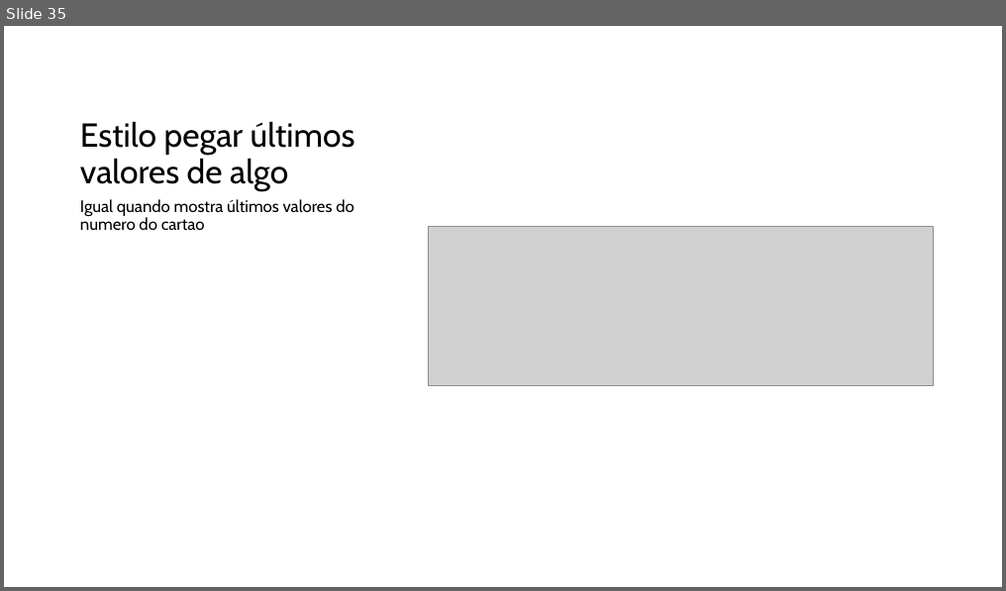
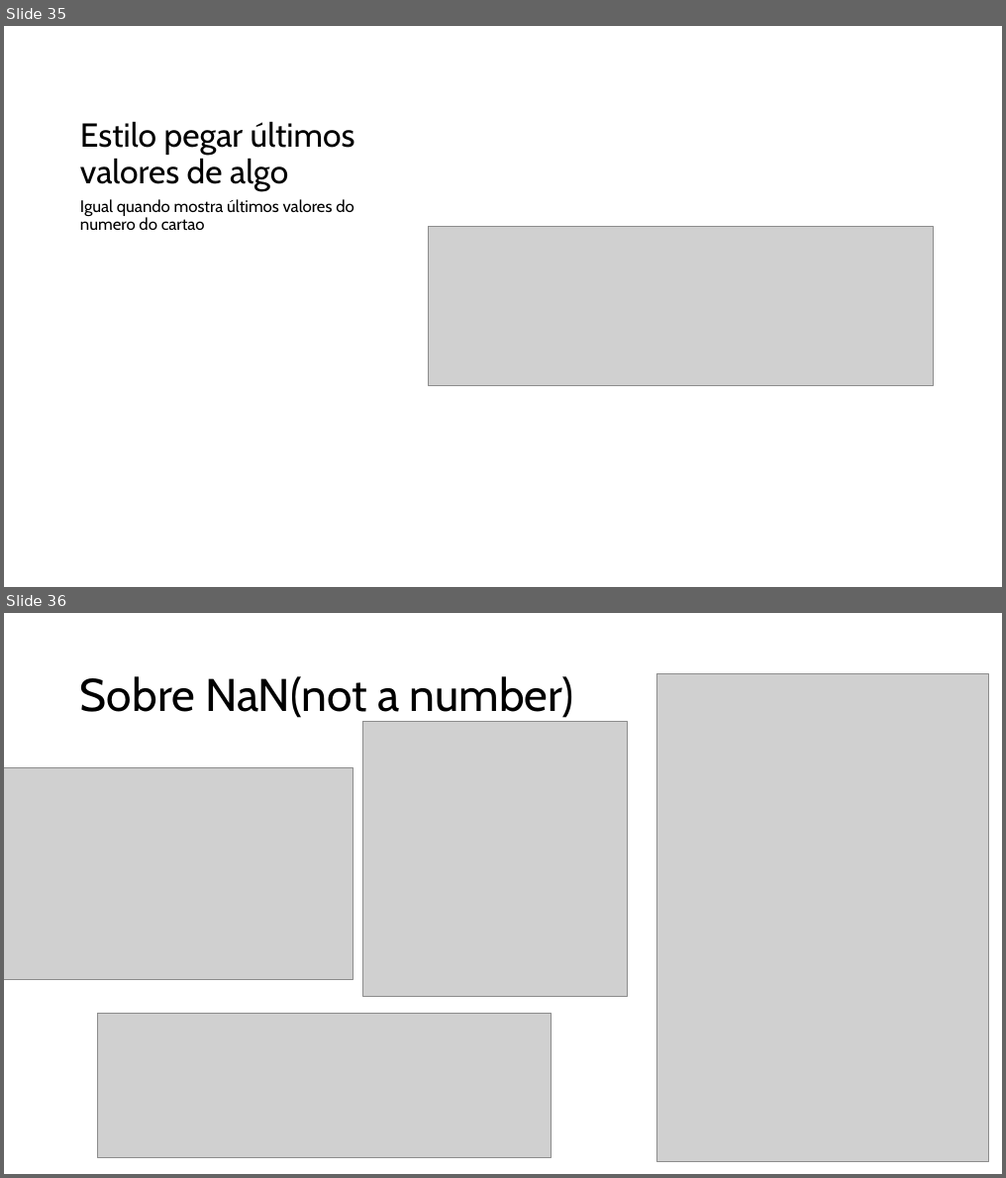
Before and after one commit to augluiz/OlaMundo, a slide deck: python.pptx. Shown one above the other, each under a label of ours: slide 35 before the commit, slides 35 and 36 after it. The pictures are 1006x591 and 1006x1178 pixels, drawn with LibreOffice and Linux fonts; fonts in the diff are those of the drawing; grey boxes stand for pictures. Boxes give left, top, right and bottom in pixels: in the first picture for what was removed or moved away, otherwise in the second. Text is boxed around its words. In the diff, an @@ line names an element or a change of style, - is before the commit and + after.

```diff
--- a/python.pptx
+++ b/python.pptx
@@ slide 36 added at bbox=[4, 613, 1002, 1174], background #FFFFFF @@
@@ title added at bbox=[80, 676, 574, 722], 44 pt, text #000000 @@
+Sobre NaN(not a number)
@@ picture added at bbox=[656, 673, 989, 1162] @@
@@ picture added at bbox=[362, 721, 627, 996] @@
@@ picture added at bbox=[4, 767, 353, 979] @@
@@ picture added at bbox=[98, 1013, 551, 1158] @@
```
Also in this commit, not shown: 1 slide changed, 6 other slides added.
